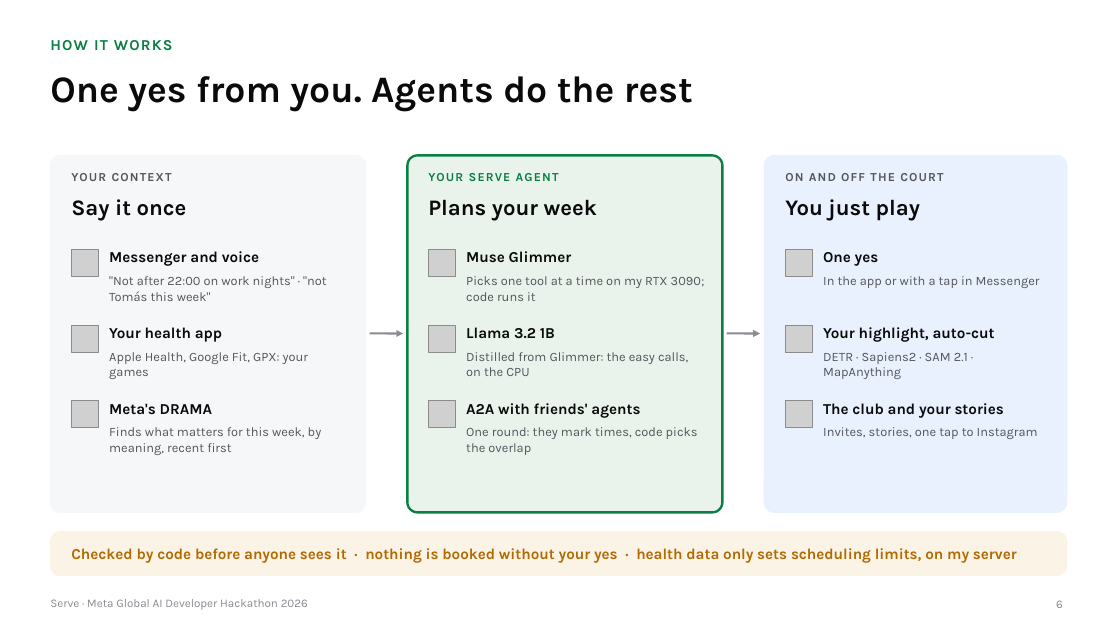
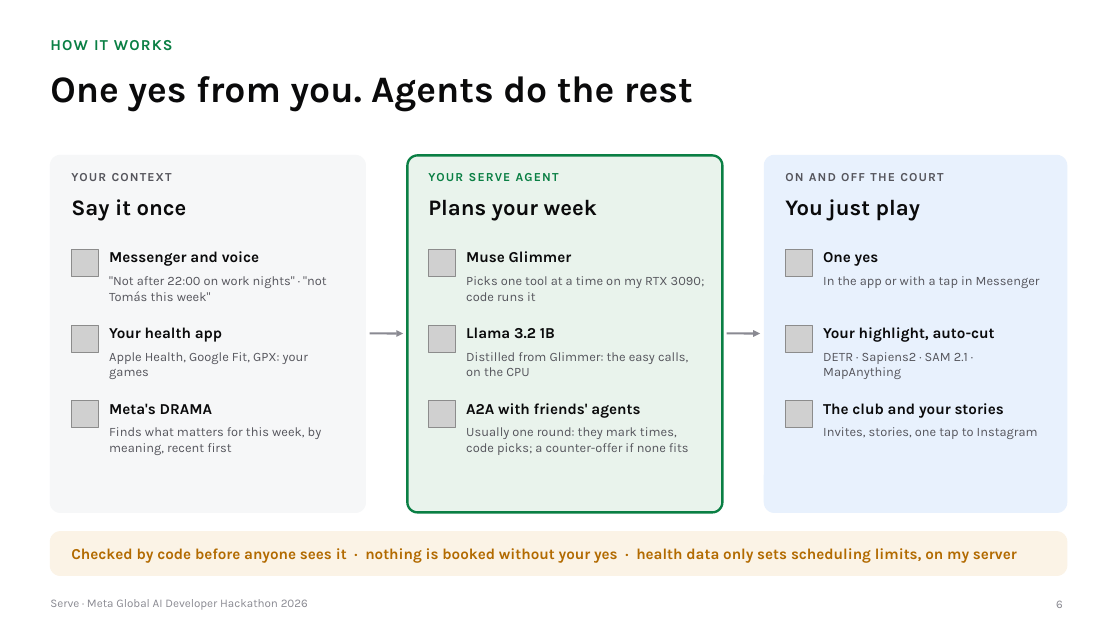
Before and after one commit to gino6178/serve-meta-hackathon, a slide deck: slide 6 of video/deck/Serve_Meta_deck.pptx. Drawn at 1120x630 pixels with LibreOffice and Linux fonts; fonts in the diff are those of the drawing; grey boxes stand for pictures. Boxes give left, top, right and bottom in pixels: in the first picture for what was removed or moved away, otherwise in the second. Text is boxed around its words. In the diff, an @@ line names an element or a change of style, - is before the commit and + after.

```diff
--- a/video/deck/Serve_Meta_deck.pptx
+++ b/video/deck/Serve_Meta_deck.pptx
@@ text at [466, 427, 689, 455]: text changed @@
-One round: they mark times, code picks the overlap
+Usually one round: they mark times, code picks; a counter-offer if none fits
```
Also in this commit, not shown: 10 other slides changed, 2 slides removed, 2 other files.
